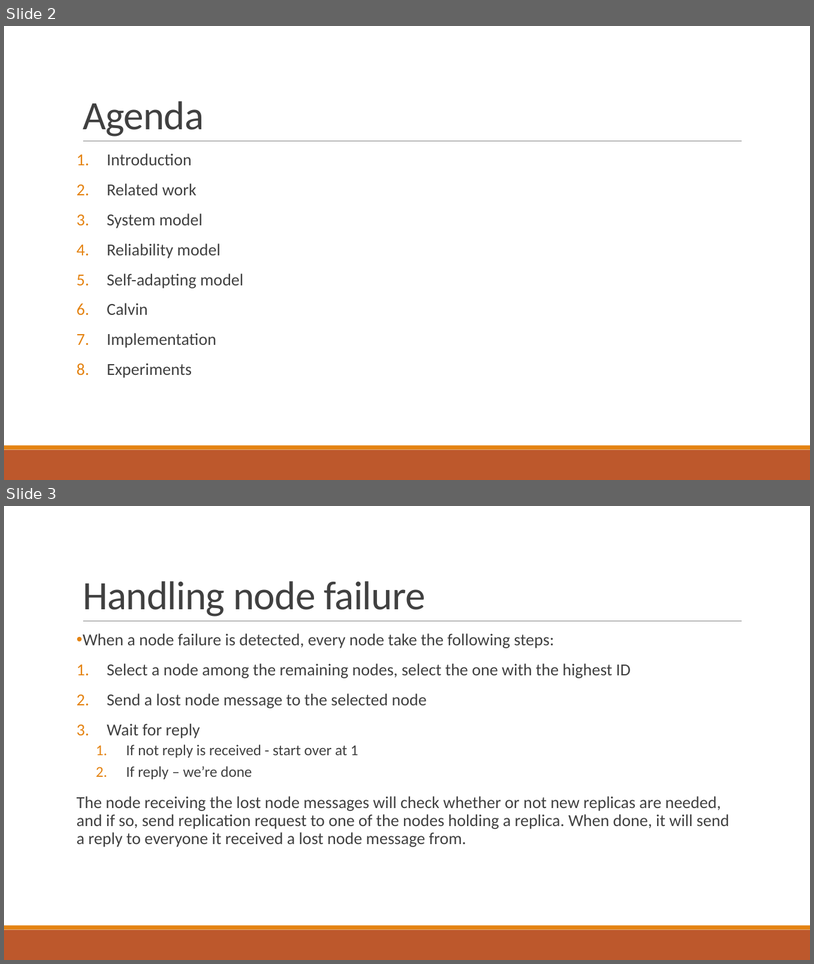
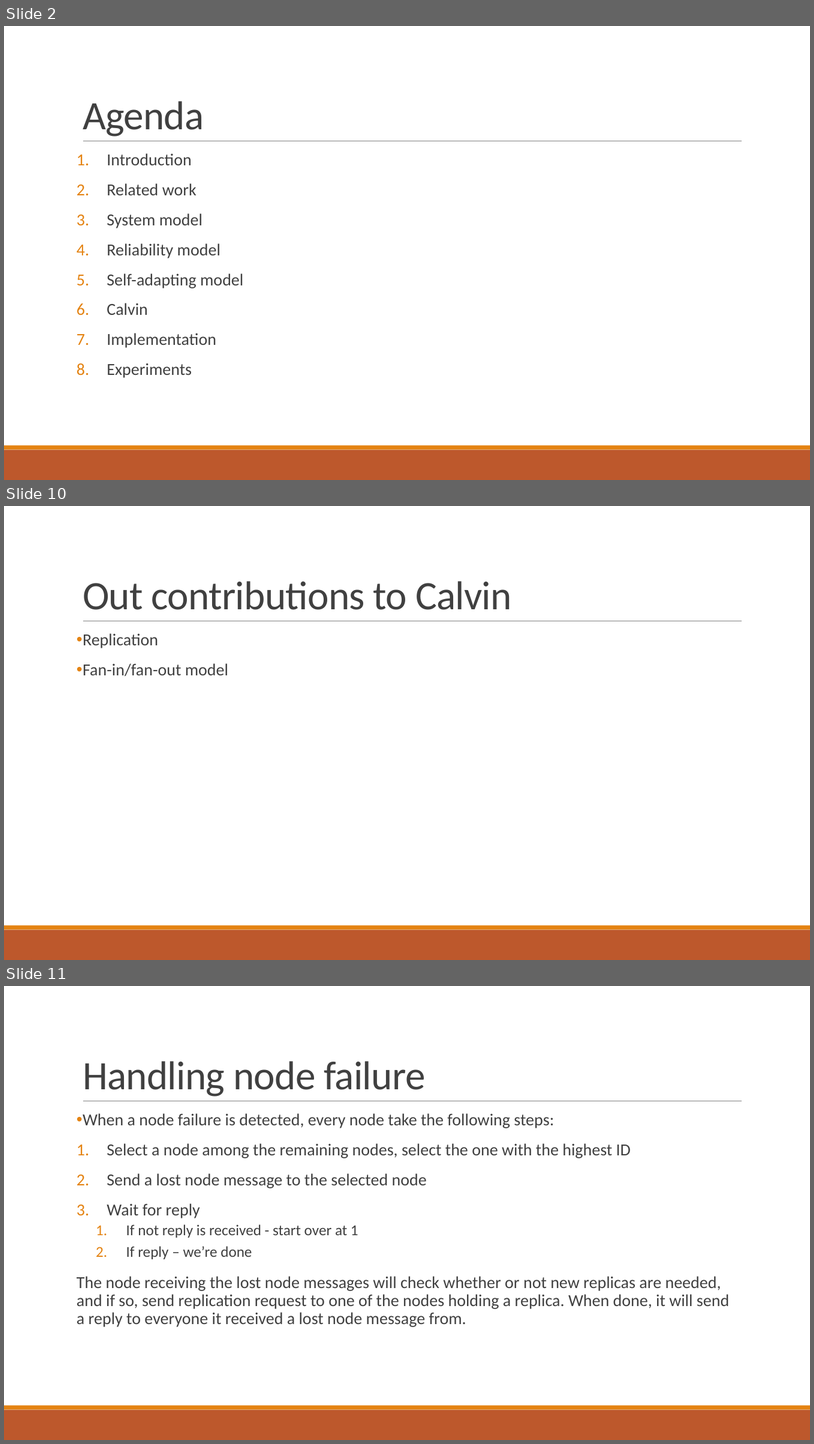
Before and after one commit to PStahl/master_thesis, a slide deck: presentation/presentation.pptx. Shown one above the other, each under a label of ours: slides 2 and 3 before the commit, slides 2, 10 and 11 after it; the slides between them are not shown. The pictures are 814x964 and 814x1444 pixels, drawn with LibreOffice and Linux fonts; fonts in the diff are those of the drawing. Boxes give left, top, right and bottom in pixels: in the first picture for what was removed or moved away, otherwise in the second. Text is boxed around its words. In the diff, an @@ line names an element or a change of style, - is before the commit and + after.

```diff
--- a/presentation/presentation.pptx
+++ b/presentation/presentation.pptx
@@ slide 10 added at (x1=4, y1=506, x2=810, y2=960), background #FFFFFF; not listed: 3 template elements that a slide beside it also shows @@
@@ title added at (x1=83, y1=581, x2=512, y2=610), 48 pt, text #404040 @@
+Out contributions to Calvin
@@ text added at (x1=83, y1=633, x2=228, y2=676), 20 pt, text #404040 @@
+• Replication
+• Fan-in/fan-out model
@@ what was slide 3 is now slide 11 @@
```
Also in this commit, not shown: 7 other slides added.
